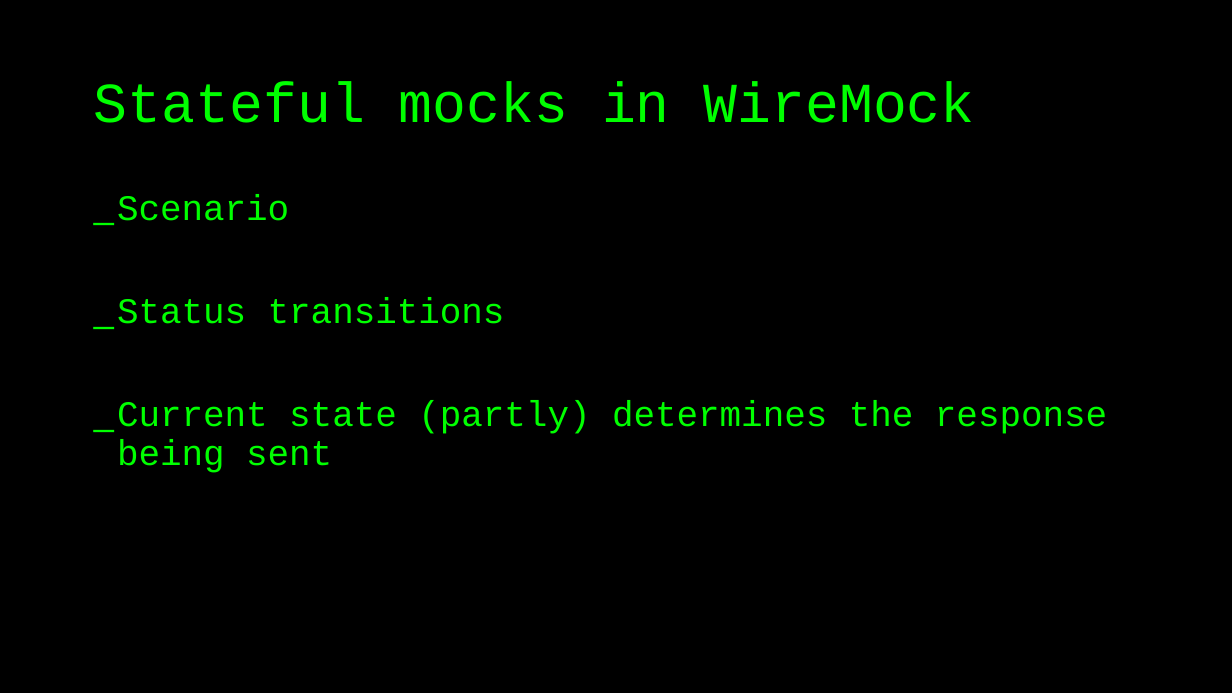
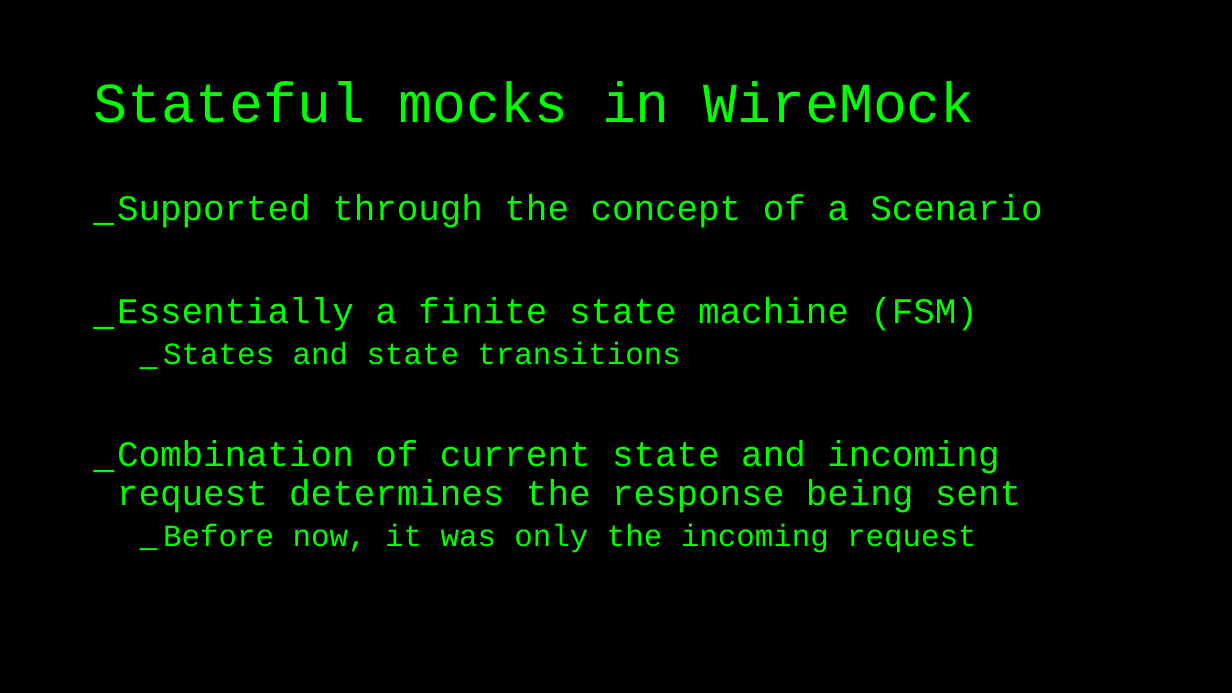
Before and after one commit to basdijkstra/wiremock-workshop, a slide deck: slide 35 of wiremock_workshop.pptx (slide 36 before the commit). Drawn at 1232x693 pixels with LibreOffice and Linux fonts; fonts in the diff are those of the drawing. Boxes give left, top, right and bottom in pixels: in the first picture for what was removed or moved away, otherwise in the second. Text is boxed around its words. In the diff, an @@ line names an element or a change of style, - is before the commit and + after.

Commit message:
Started new section on response templating

```diff
--- a/wiremock_workshop.pptx
+++ b/wiremock_workshop.pptx
@@ text at (x1=117, y1=194, x2=1042, y2=553): text changed @@
-_ Scenario
-_ Status transitions
-_ Current state (partly) determines the response being sent
+_ Supported through the concept of a Scenario
+_ Essentially a finite state machine (FSM)
+  _ States and state transitions
+_ Combination of current state and incoming request determines the response being sent
+  _ Before now, it was only the incoming request
```
Also in this commit, not shown: 2 other slides changed, 7 slides added, 1 slide removed.
